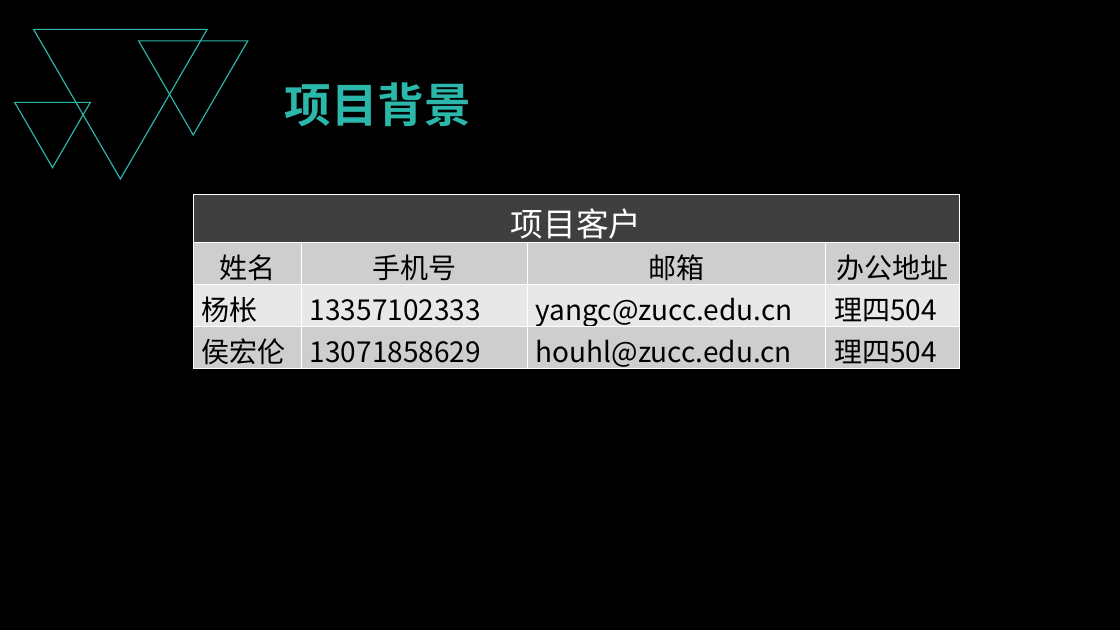
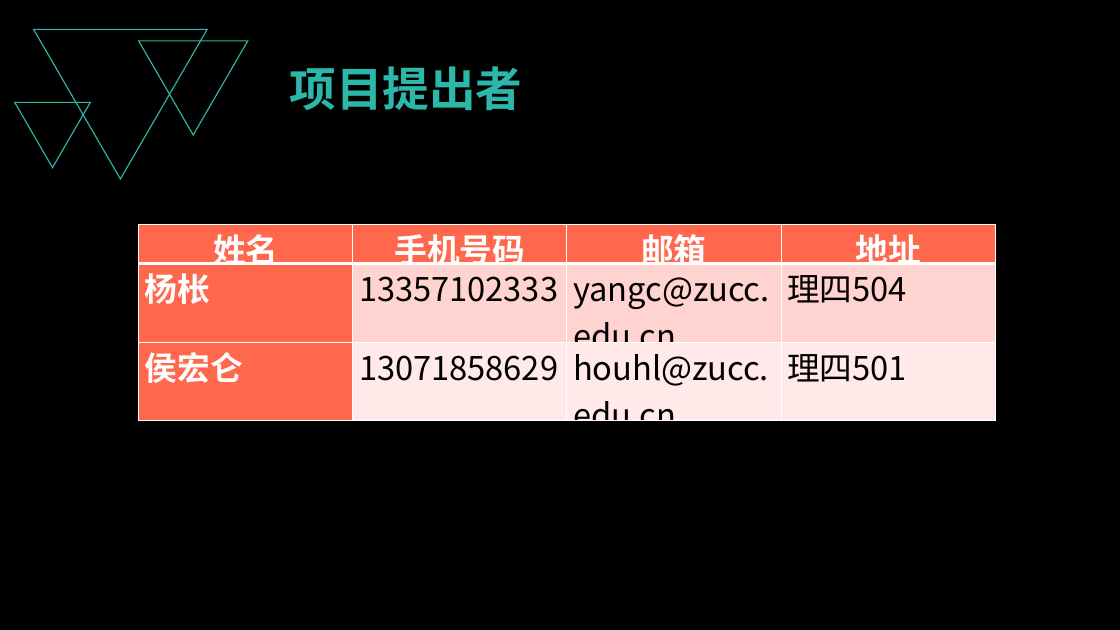
Before and after one commit to PRD2018-G03/PRD2018-G03-SoftwareEngineeringProject, a slide deck: slide 8 of 受控文档/08_其他任务/需求项目工程计划评审PPT/需求项目工程计划评审PPT.pptx. Drawn at 1120x630 pixels with LibreOffice and Linux fonts; fonts in the diff are those of the drawing. Boxes give left, top, right and bottom in pixels: in the first picture for what was removed or moved away, otherwise in the second. Text is boxed around its words. In the diff, an @@ line names an element or a change of style, - is before the commit and + after.

```diff
--- a/受控文档/08_其他任务/需求项目工程计划评审PPT/需求项目工程计划评审PPT.pptx
+++ b/受控文档/08_其他任务/需求项目工程计划评审PPT/需求项目工程计划评审PPT.pptx
@@ text at (x1=289, y1=66, x2=522, y2=110): text changed @@
-项目背景
+项目提出者
@@ table at (x1=139, y1=224, x2=995, y2=439) @@
-row 1: 项目客户 |  |  | 
-row 2: 姓名 | 手机号 | 邮箱 | 办公地址
+row 1: 姓名 | 手机号码 | 邮箱 | 地址
-row 3, column 1: 侯宏伦
+row 3, column 1: 侯宏仑
-row 3, column 4: 理四504
+row 3, column 4: 理四501
@@ table resized from (x1=193, y1=195, x2=959, y2=374) to (x1=139, y1=224, x2=995, y2=439) @@
```
Also in this commit, not shown: 21 other slides changed, 32 slides added, 11 slides removed.
